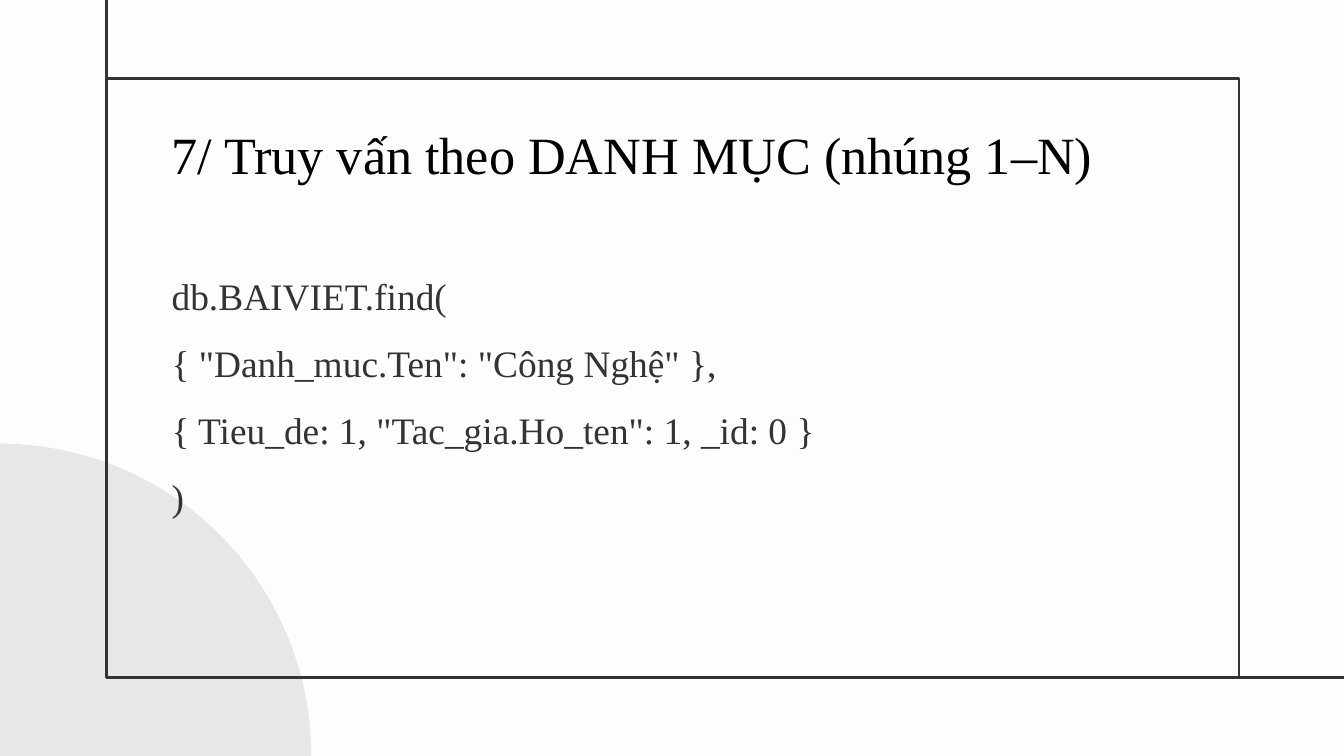
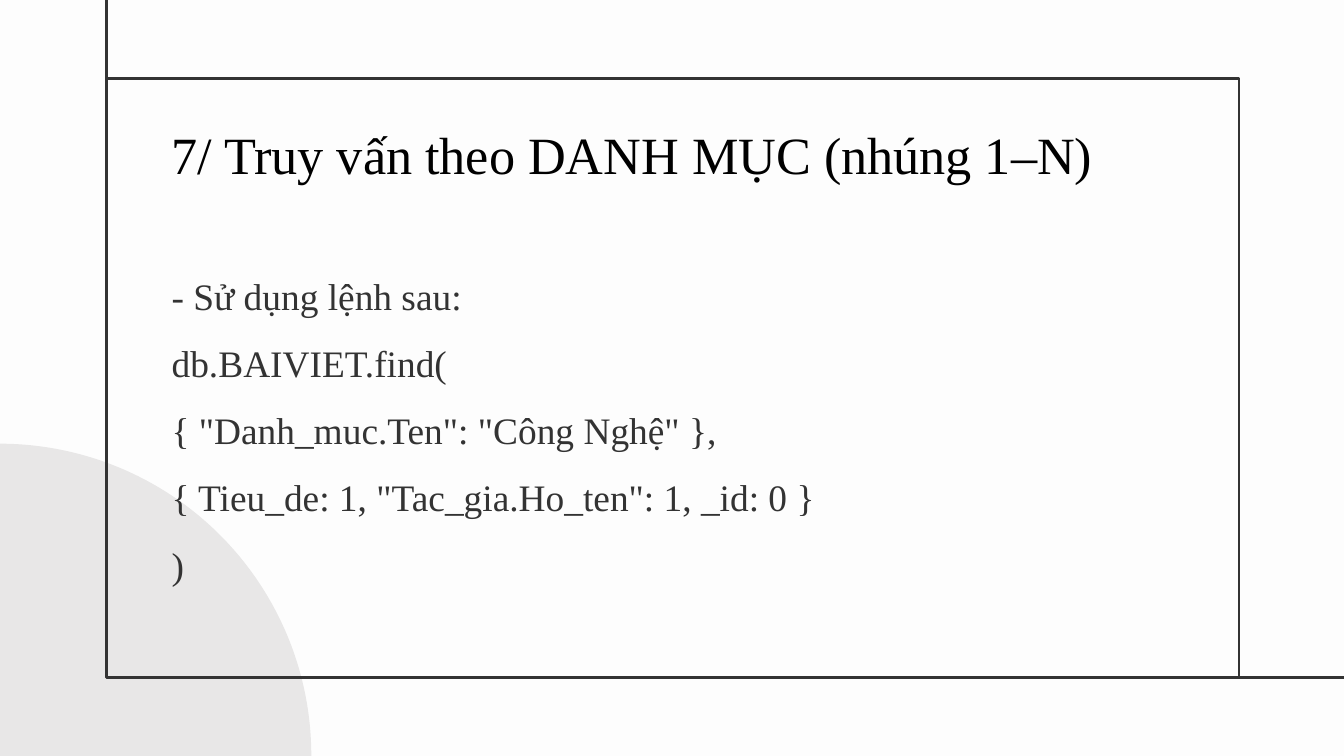
Before and after one commit to tannguyen2k5/csn-da23tta-nguyenduytan-newsblog-mongodb, a slide deck: slide 9 of thesis/abs/slide_thuyet_trinh.pptx. Drawn at 1344x756 pixels with LibreOffice and Linux fonts; fonts in the diff are those of the drawing. Boxes give left, top, right and bottom in pixels: in the first picture for what was removed or moved away, otherwise in the second. Text is boxed around its words. In the diff, an @@ line names an element or a change of style, - is before the commit and + after.

```diff
--- a/thesis/abs/slide_thuyet_trinh.pptx
+++ b/thesis/abs/slide_thuyet_trinh.pptx
@@ text at box(193, 284, 461, 317): paragraph added @@
+- Sử dụng lệnh sau:
```
Also in this commit, not shown: 10 other slides changed.
